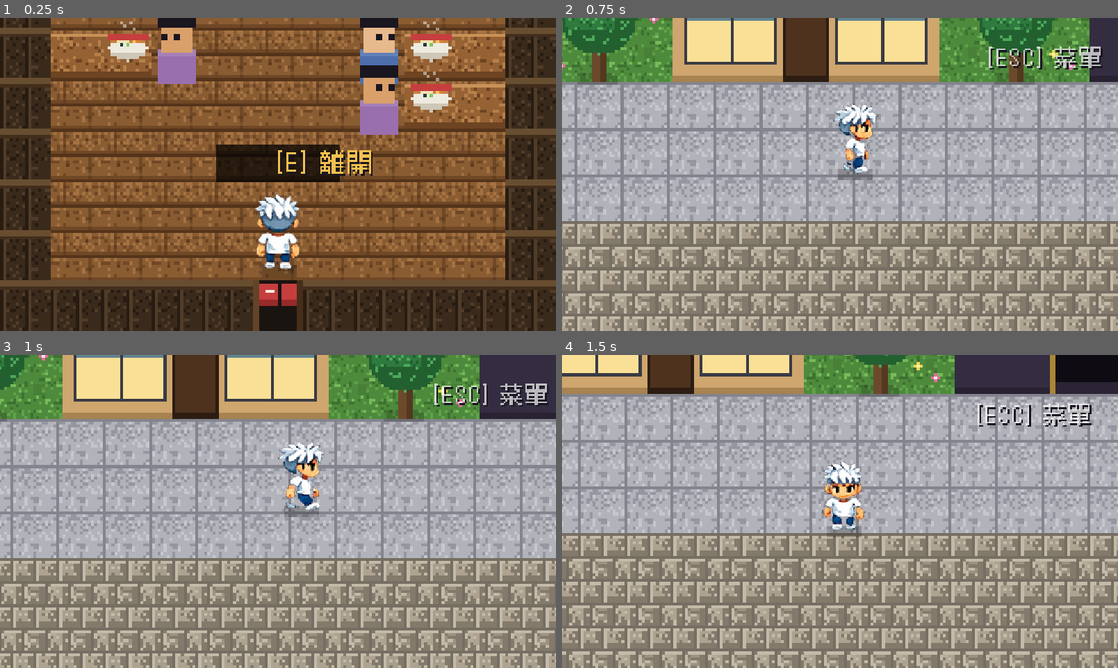
Above: before the commit, frames 1-4 (two rows, left to right).
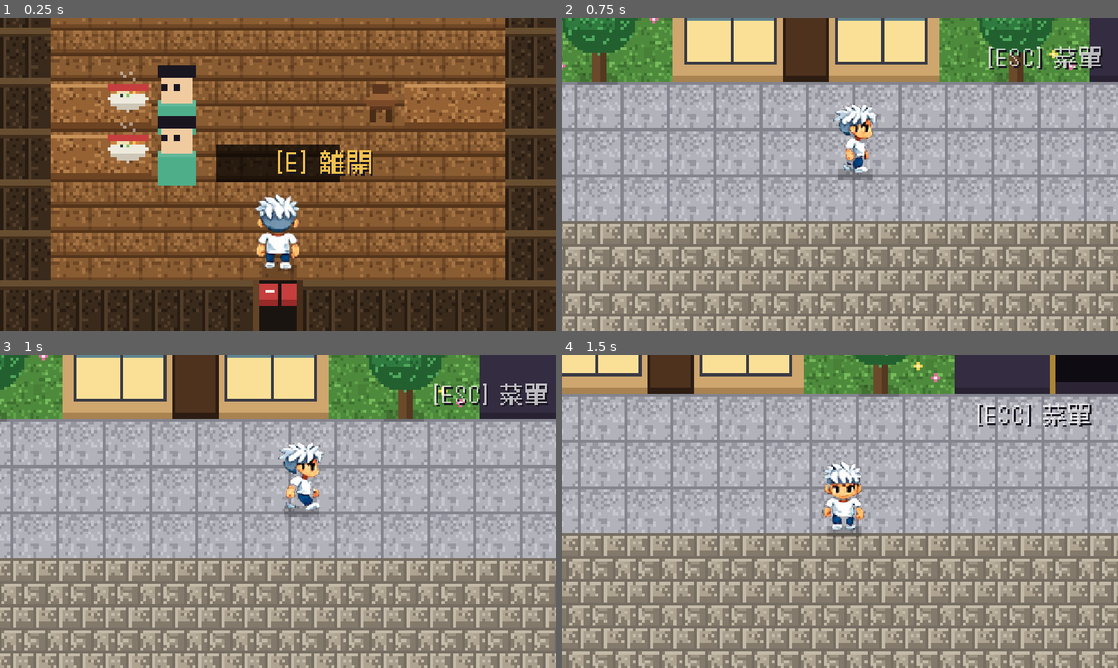
Above: after the commit, the same moments.

Repository: meloalright/ramen-ya
Game: Godot game, scene res://scenes/Shop.tscn
Two runs of this game, one before a commit and one after it. Both use one fixed random seed, a clock stepped at 60 frames per second and the inputs below. This scene is started directly instead of the project's main scene.
Inputs (mouse positions are in pixels of both pictures, inside the frame that each line leads up to):
- Up to frame 1 (0.25 s): no input
- Up to frame 2 (0.75 s): tap Enter at 0.5 s; move the mouse to (962, 158) at 0.52 s; hold D from 0.53 s (still down); tap M at 0.6 s; click (962, 158) at 0.67 s
- Up to frame 3 (1 s): keep holding D; tap Space at 0.77 s; tap E at 0.8 s
- Up to frame 4 (1.5 s): move the mouse to (728, 527) at 1.27 s; release D at 1.28 s; hold S from 1.28 s (still down); tap E at 1.35 s

The runs differ from the first frame. In frame 1, 13% of the frame differs, in the area x 9-91%, y 0-54%; in frame 2, nothing differs; in frame 3, nothing differs; in frame 4, nothing differs.

Commit message:
tweak: shrink the shop interior further (20→14 tall, 2 booth rows)
Co-Authored-By: Claude Opus 4.8 (1M context) <noreply@anthropic.com>

Diff:
--- a/scripts/Shop.gd
+++ b/scripts/Shop.gd
@@ -11,7 +11,7 @@
 
 const TILE := 16
 const MAP_W := 11            # tiles (incl. walls) — narrow
-const MAP_H := 20            # short, cosy room
+const MAP_H := 14            # small, cosy room
 
 enum { FLOOR, WALL, KITCHEN, COUNTER, TABLE, CHAIR, DOOR }
 
@@ -170,7 +170,7 @@
 	seed(771)
 	seated.clear()
 	bowl_tables.clear()
-	for ry in [6, 10, 14]:
+	for ry in [5, 9]:
 		_make_booth(ry, 1, 2, 3)                              # left
 		_make_booth(ry, MAP_W - 2, MAP_W - 3, MAP_W - 4)     # right
 
